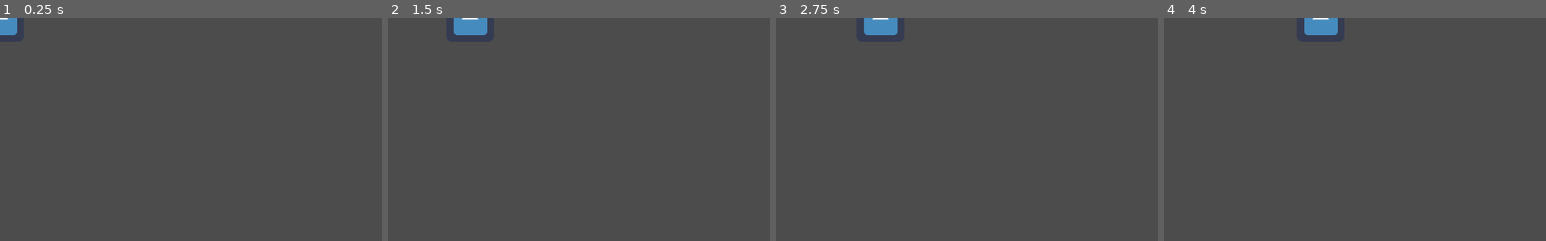
Above: before the commit, frames 1-4 (left to right).
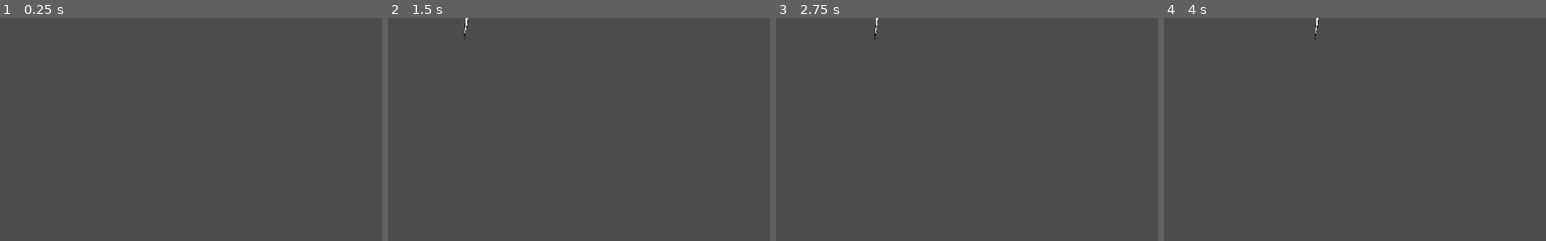
Above: after the commit, the same moments.

Repository: jhaydari72/DroptheBall1
Game: Godot game, scene res://Player/Player.tscn
The game is run twice, just before and just after one commit, with the same random seed, the same clock (stepped at 60 frames per second) and the same inputs. The project has no main scene, so this scene is started directly. The engine's default icon, where the game draws it, is replaced by a stand-in: a white triangle on a blue panel in a dark square.
Inputs:
- Up to frame 1 (0.25 s): no input
- Up to frame 2 (1.5 s): tap Enter at 0.5 s; hold Right (ui_right) 0.53-1.28 s; hold Left (ui_left) from 1.28 s (still down)
- Up to frame 3 (2.75 s): release Left (ui_left) at 2.03 s; hold Right (ui_right) from 2.03 s (still down)
- Up to frame 4 (4 s): release Right (ui_right) at 3.53 s; hold Left (ui_left) from 3.53 s (still down)
The pictures show only the part of the screen within x 0-50%, y 0-50%; the shares and areas given below are measured in that part.

The runs differ from the first frame. In frame 1, 0.3% of the frame differs, in the area x 0-5%, y 0-8%; in frame 2, 0.7%; in frame 3, 0.7%, in the area x 23-32%, y 0-10%; in frame 4, 0.7%.

Commit message:
camera added and place holder needle

Diff:
--- a/DroptheBall/Player/Player.tscn
+++ b/DroptheBall/Player/Player.tscn
@@ -1,10 +1,11 @@
 [gd_scene load_steps=4 format=2]
 
 [ext_resource path="res://Player/Player.gd" type="Script" id=1]
-[ext_resource path="res://icon.png" type="Texture" id=2]
+[ext_resource path="res://Player/Needle.png" type="Texture" id=2]
 
 [sub_resource type="CapsuleShape2D" id=1]
-radius = 7.42757
+radius = 4.09137
+height = 39.1925
 
 [node name="Player" type="Node2D"]
 
@@ -12,7 +13,11 @@
 script = ExtResource( 1 )
 
 [node name="Sprite" type="Sprite" parent="Player"]
+scale = Vector2( 0.163454, 0.160679 )
 texture = ExtResource( 2 )
 
 [node name="CollisionShape2D" type="CollisionShape2D" parent="Player"]
+position = Vector2( -6.35541, 4.36935 )
 shape = SubResource( 1 )
+
+[node name="Camera2D" type="Camera2D" parent="Player"]
Binary file added: DroptheBall/Player/Needle.png
Not shown, added: DroptheBall/Player/Needle.png.import
